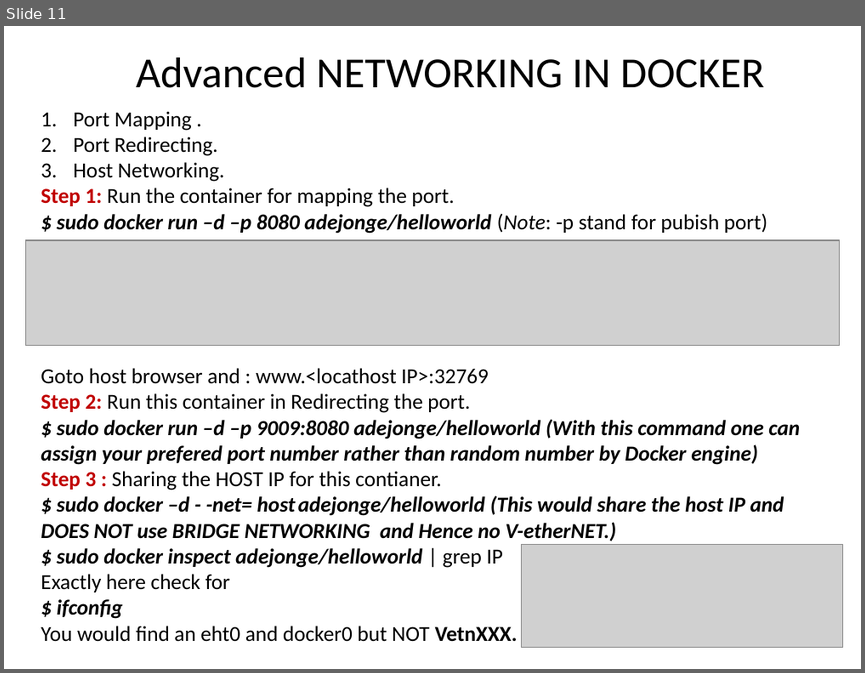
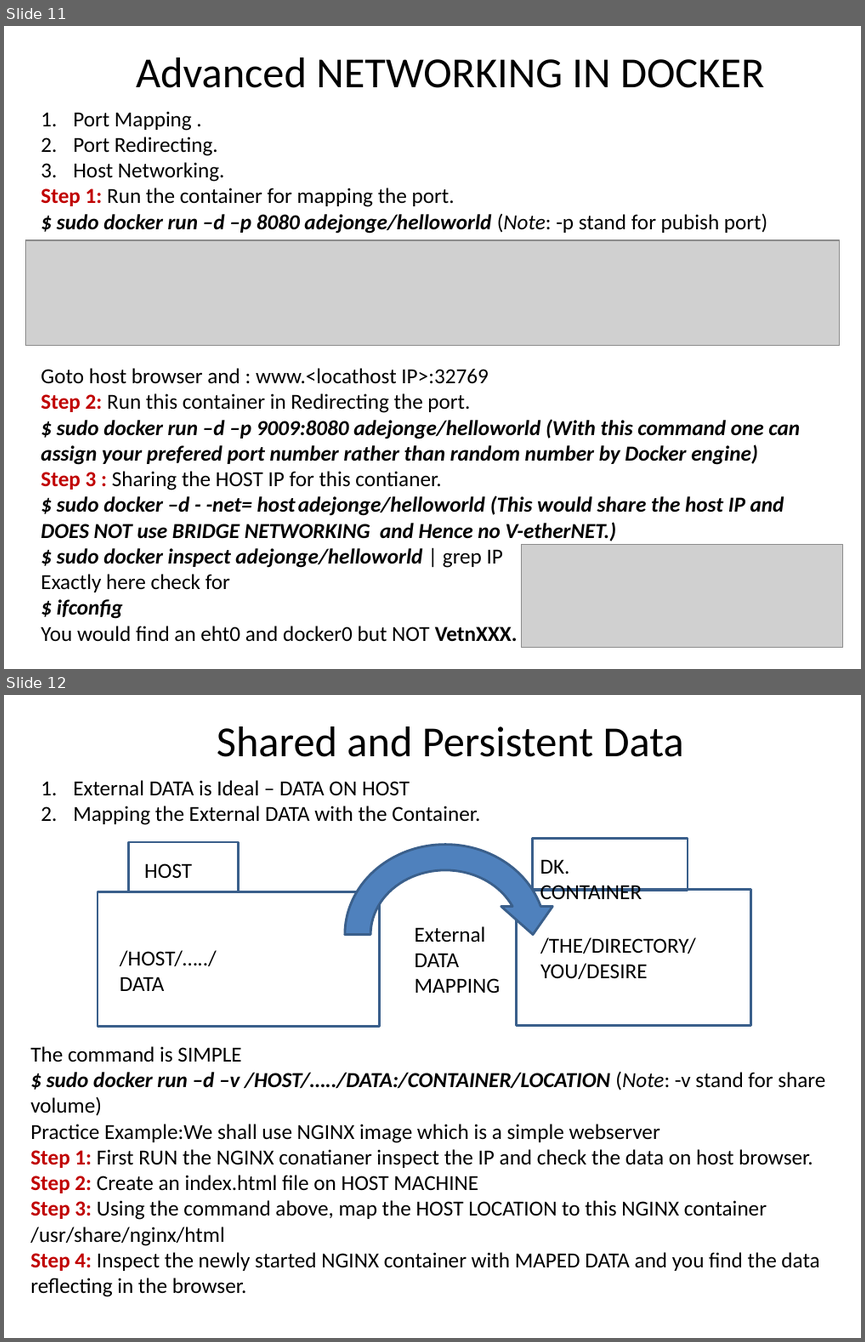
Before and after one commit to zameerpasha/DevopsTrainingRepo, a slide deck: Docker/Docker_Tutorial.pptx. Shown one above the other, each under a label of ours: slide 11 before the commit, slides 11 and 12 after it. The pictures are 865x673 and 865x1342 pixels, drawn with LibreOffice and Linux fonts; fonts in the diff are those of the drawing; grey boxes stand for pictures. Boxes give left, top, right and bottom in pixels: in the first picture for what was removed or moved away, otherwise in the second. Text is boxed around its words. In the diff, an @@ line names an element or a change of style, - is before the commit and + after.

Commit message:
completed the docker ppt.

```diff
--- a/Docker/Docker_Tutorial.pptx
+++ b/Docker/Docker_Tutorial.pptx
@@ slide 12 added at [4,695,861,1338], background #FFFFFF @@
@@ text added at [216,726,684,757], 36 pt, text #000000 @@
+Shared and Persistent Data
@@ text added at [73,780,480,825], 18 pt, text #000000 @@
+1. External DATA is Ideal – DATA ON HOST
+2. Mapping the External DATA with the Container.
@@ group added at [98,831,751,1037]: 5 texts, 4 rectangles, 1 circular arrow @@
+HOST
+DK. CONTAINER
+/HOST/…../DATA
+/THE/DIRECTORY/YOU/DESIRE
+External DATA MAPPING
@@ text added at [30,1046,825,1297], 18 pt, text #000000 @@
+The command is SIMPLE
+$ sudo docker run –d –v /HOST/…../DATA:/CONTAINER/LOCATION (Note: -v stand for share volume)
+Practice Example:We shall use NGINX image which is a simple webserver
+Step 1: First RUN the NGINX conatianer inspect the IP and check the data on host browser.
+Step 2: Create an index.html file on HOST MACHINE
+Step 3: Using the command above, map the HOST LOCATION to this NGINX container /usr/share/nginx/html
+Step 4: Inspect the newly started NGINX container with MAPED DATA and you find the data reflecting in the browser.
```
Also in this commit, not shown: 1 slide changed, 4 other slides added, 1 slide removed.
